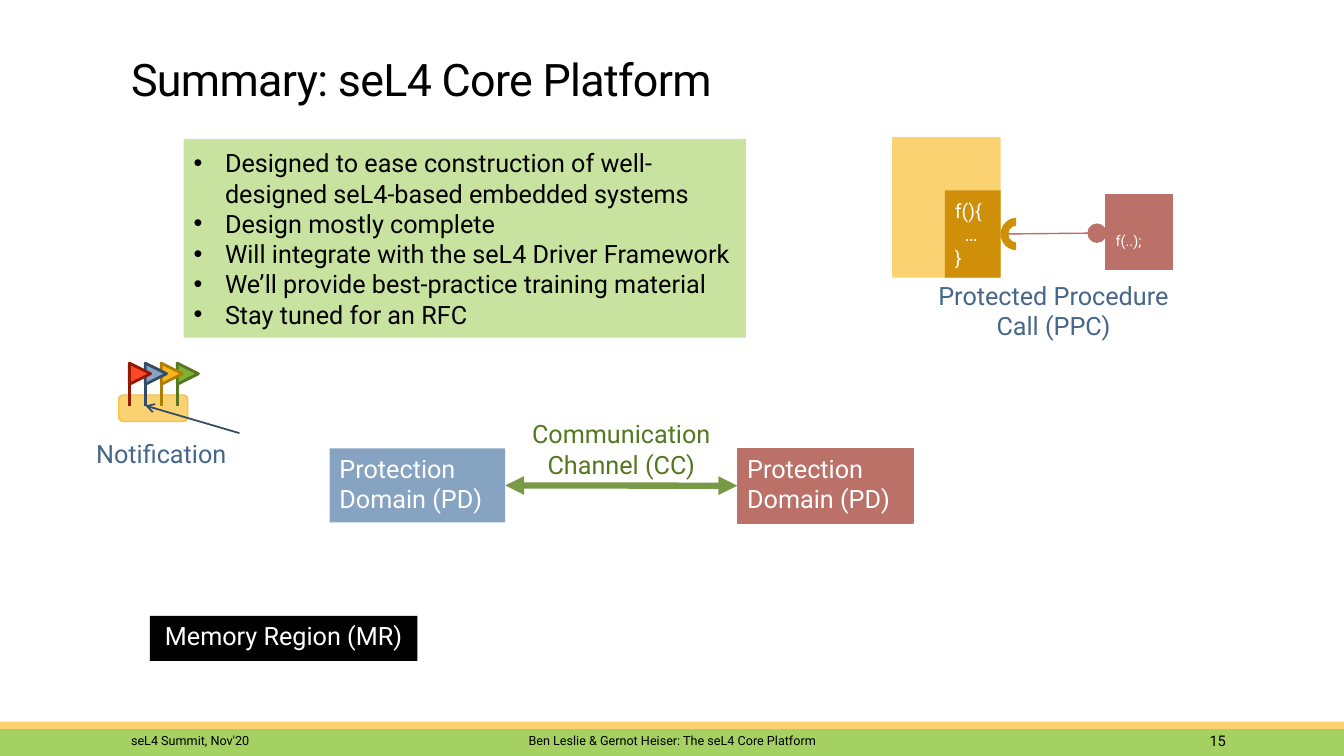
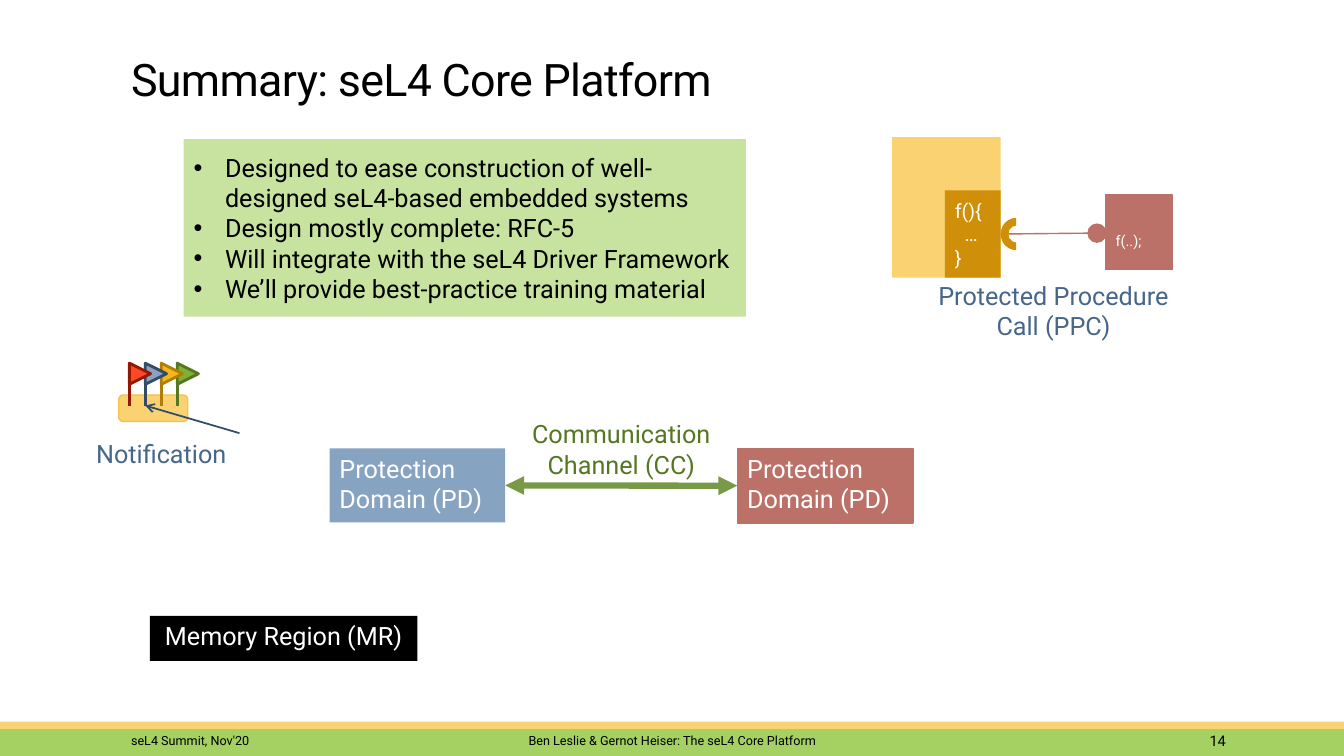
Before and after one commit to BreakawayConsulting/platform-sel4-docs, a slide deck: slide 14 of 2011-summit-platform.pptx (slide 15 before the commit). Drawn at 1344x756 pixels with LibreOffice and Linux fonts; fonts in the diff are those of the drawing; background and template pictures are left out. Boxes give left, top, right and bottom in pixels: in the first picture for what was removed or moved away, otherwise in the second. Text is boxed around its words. In the diff, an @@ line names an element or a change of style, - is before the commit and + after.

```diff
--- a/2011-summit-platform.pptx
+++ b/2011-summit-platform.pptx
@@ rectangle "Designed to ease construction of ...": place and size @@
-rectangle "Designed to ease construction of ..." at <box>184,139,746,338</box>
+rectangle "Designed to ease construction of ..." at <box>184,139,746,317</box>
@@ text in rectangle at <box>225,218,574,243</box>: text changed @@
-• Design mostly complete
+• Design mostly complete: RFC-5
@@ text in rectangle at <box>225,305,467,330</box>: paragraph removed @@
-• Stay tuned for an RFC
@@ page number at <box>1210,735,1226,746</box>: text changed @@
-15
+14
```
Also in this commit, not shown: 6 other slides changed, 1 slide removed.
